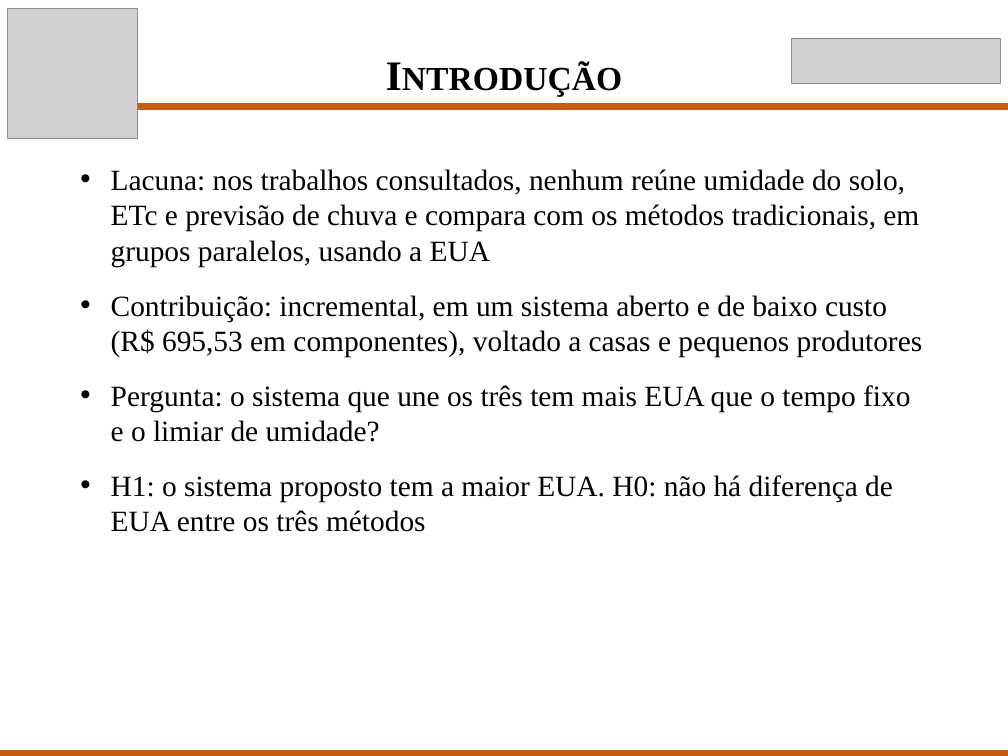
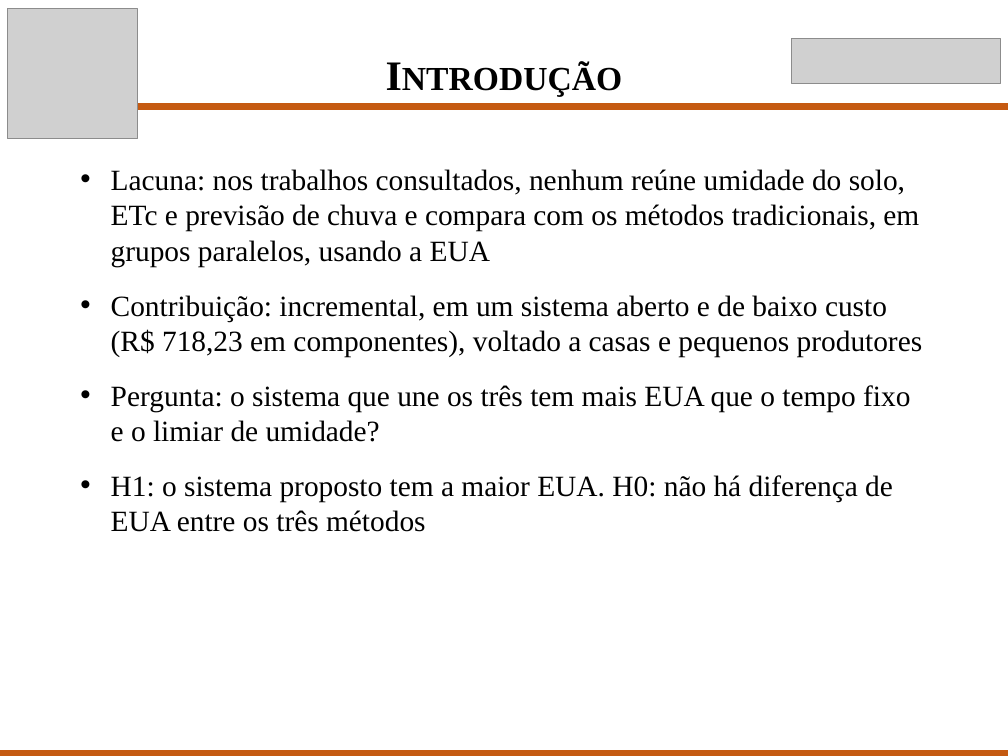
Before and after one commit to Scaglia05/irrigacao-inteligente, a slide deck: slide 4 of docs/p2/Apresentacao_TCC_P2.pptx. Drawn at 1008x756 pixels with LibreOffice and Linux fonts; fonts in the diff are those of the drawing; grey boxes stand for pictures. Boxes give left, top, right and bottom in pixels: in the first picture for what was removed or moved away, otherwise in the second. Text is boxed around its words. In the diff, an @@ line names an element or a change of style, - is before the commit and + after.

Commit message:
Slides da P2: custo dos componentes passa a R$ 718,23
Acompanha a Tabela 1 do artigo, agora com a fonte colmeia de 12 V e os conversores de 5 V. O valor não inclui fiação e conectores.

```diff
--- a/docs/p2/Apresentacao_TCC_P2.pptx
+++ b/docs/p2/Apresentacao_TCC_P2.pptx
@@ text at [111, 295, 923, 357]: text changed @@
-• Contribuição: incremental, em um sistema aberto e de baixo custo (R$ 695,53 em componentes), voltado a casas e pequenos produtores
+• Contribuição: incremental, em um sistema aberto e de baixo custo (R$ 718,23 em componentes), voltado a casas e pequenos produtores
```
Also in this commit, not shown: 1 other file.
